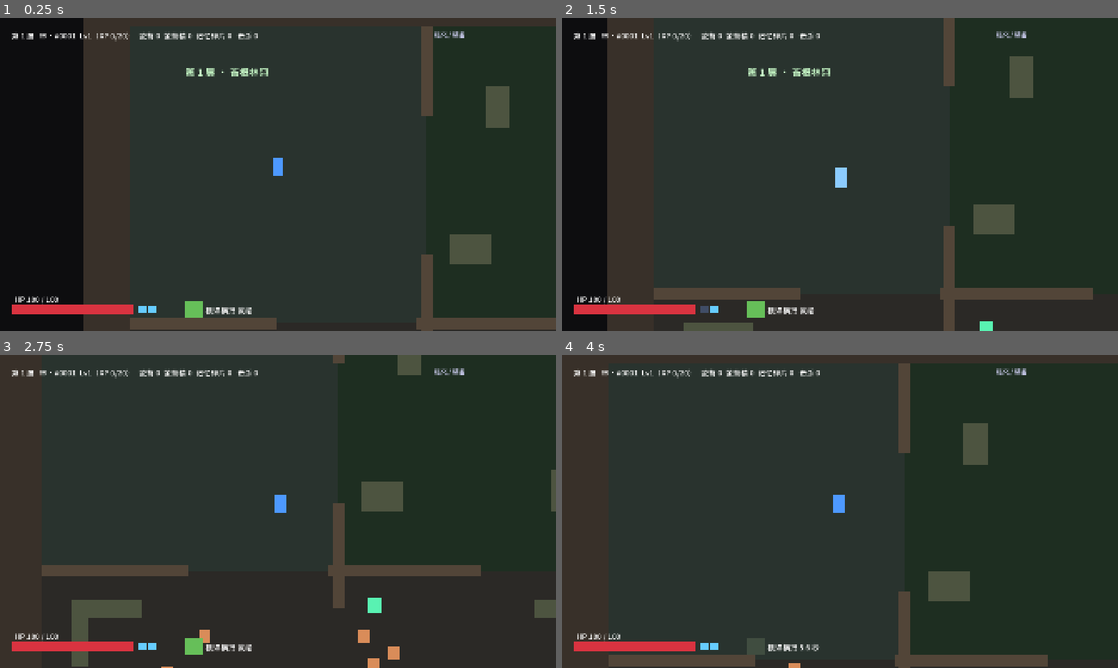
Above: before the commit, frames 1-4 (two rows, left to right).
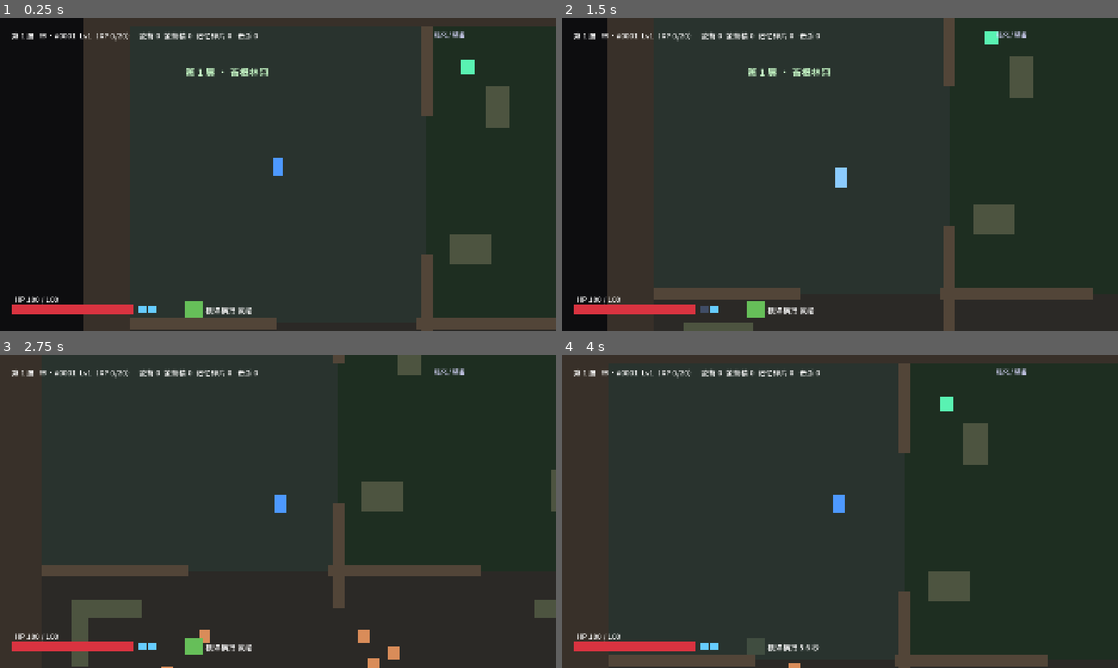
Above: after the commit, the same moments.

Repository: 7mouse/stellar-abyss-greybox
Game: Godot game, scene res://scenes/floor/floor.tscn
The game is run twice, just before and just after one commit, with the same random seed, the same clock (stepped at 60 frames per second) and the same inputs. This scene is started directly instead of the project's main scene.
Inputs (mouse positions are in pixels of both pictures, inside the frame that each line leads up to):
- Up to frame 1 (0.25 s): no input
- Up to frame 2 (1.5 s): tap Enter (ui_accept) at 0.5, 0.77 s; move the mouse to (962, 158) at 0.52 s; hold D (move_right) 0.53-1.28 s; hold J (attack) 0.53-1.28 s; click (962, 158) at 0.67 s; move the mouse to (728, 190) at 1.27 s; hold S (move_down) from 1.28 s (still down); tap Space (dash) at 1.35 s
- Up to frame 3 (2.75 s): tap Enter (ui_accept) at 1.52 s; move the mouse to (333, 442) at 2.02 s; release S (move_down) at 2.03 s; hold D (move_right) from 2.03 s (still down); hold E (interact) from 2.03 s (still down)
- Up to frame 4 (4 s): move the mouse to (812, 574) at 2.77 s; release D (move_right) at 2.78 s; release E (interact) at 2.78 s; hold W (move_up) 2.78-3.53 s; tap Shift at 2.85 s; click (812, 574) at 2.92 s; tap Enter (ui_accept) at 3.02, 3.77 s; move the mouse to (1006, 558) at 3.52 s; hold A (move_left) from 3.53 s (still down); tap Q at 3.6 s

The runs differ from the first frame. In frame 1, 0.1% of the frame differs, in the area x 82-86%, y 13-18%; in frame 2, 0.2%, in the area x 75-79%, y 4-100%; in frame 3, 0.1%; in frame 4, 0.1%.

Commit message:
MapGen：巡逻点离篝火 ≥ 400px（篝火旁不站巡逻组）

Diff:
--- a/scripts/map_gen.gd
+++ b/scripts/map_gen.gd
@@ -13,6 +13,7 @@
 const MAX_RETRY := 5
 const PATROL_OBS_MARGIN := 90.0 ## 巡逻路线点离障碍/墙 ≥ 60px（取 90，给组员站位留余量）
 const SAFE_START_PX := 720.0 ## 巡逻点离主角出生点的最小距离（> 临时追击半径 600，开局不被立刻追）
+const FIRE_SAFE_PX := 400.0 ## 巡逻点离篝火的最小距离（篝火旁不站巡逻）
 const LOOT_ROUTE_DIST := 150.0 ## 宝箱/资源点离路线点 ≥ 150px
 
 ## 模板：每项 [x, y, w, h]（区块内归一化），共 14 个
@@ -240,7 +241,7 @@
 			if pts.size() >= want:
 				break
 			var p := Vector2(rng.randf_range(rc.position.x, rc.end.x), rng.randf_range(rc.position.y, rc.end.y))
-			if is_free(p, solids, PATROL_OBS_MARGIN) and p.distance_to(start_pos) >= SAFE_START_PX and pts.all(func(q): return q.distance_to(p) >= 160.0):
+			if is_free(p, solids, PATROL_OBS_MARGIN) and p.distance_to(start_pos) >= SAFE_START_PX and p.distance_to(fire) >= FIRE_SAFE_PX and pts.all(func(q): return q.distance_to(p) >= 160.0):
 				pts.append(p)
 		if pts.size() < 2:
 			continue
